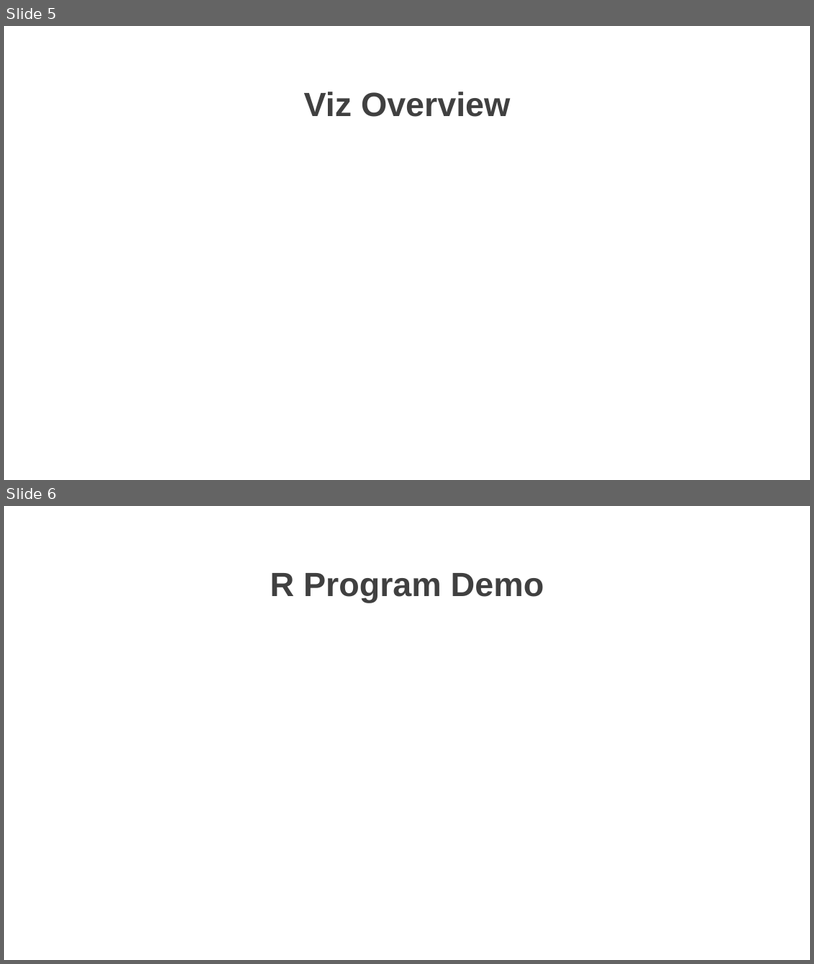
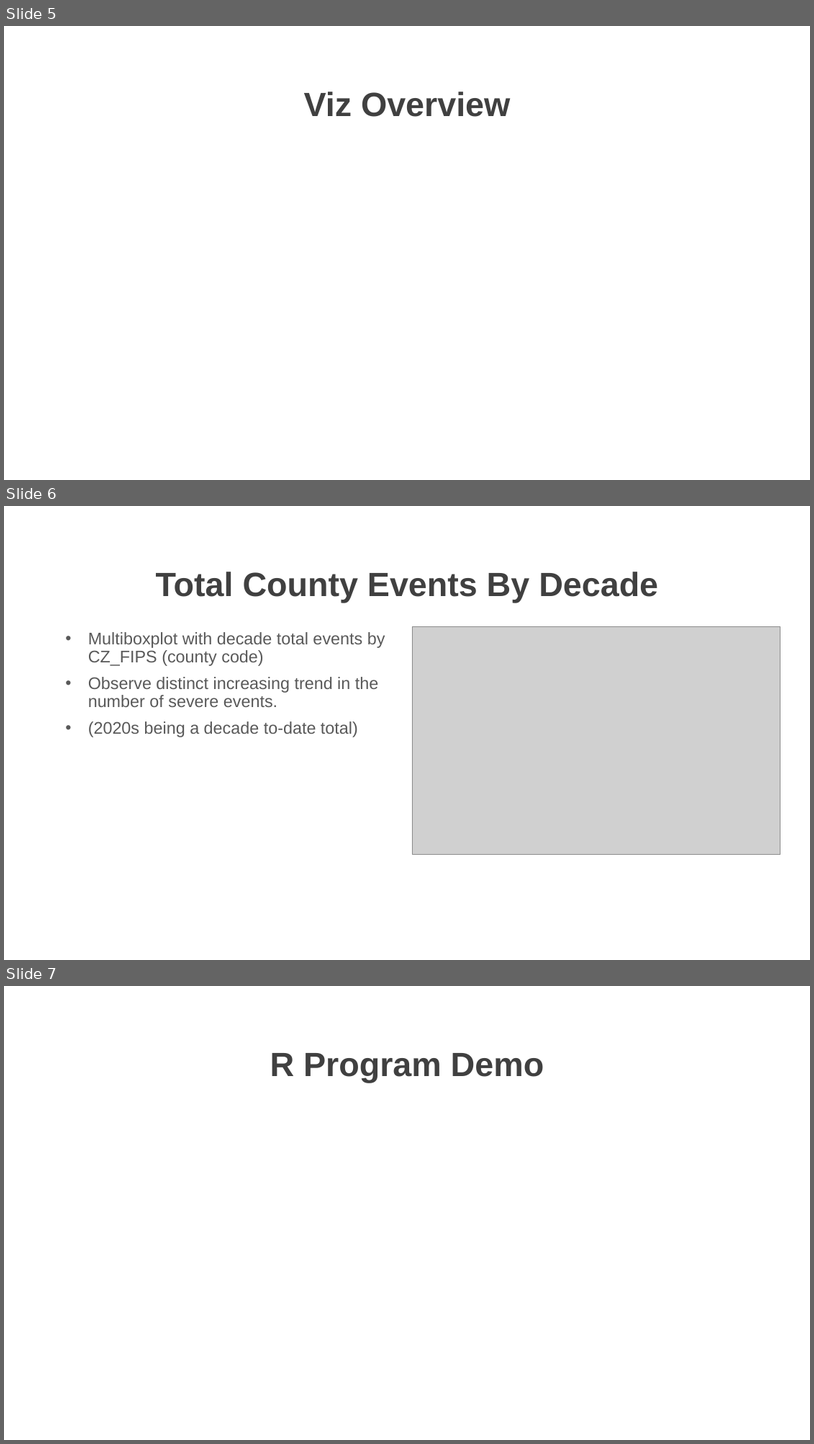
Before and after one commit to r-ballard/6289spatial_final, a slide deck: 6289_final_draft.pptx. Shown one above the other, each under a label of ours: slides 5 and 6 before the commit, slides 5, 6 and 7 after it. The pictures are 814x964 and 814x1444 pixels, drawn with LibreOffice and Linux fonts; fonts in the diff are those of the drawing; grey boxes stand for pictures; background and template pictures are left out. Boxes give left, top, right and bottom in pixels: in the first picture for what was removed or moved away, otherwise in the second. Text is boxed around its words. In the diff, an @@ line names an element or a change of style, - is before the commit and + after.

Commit message:
Add pivots and multibox, pp content

```diff
--- a/6289_final_draft.pptx
+++ b/6289_final_draft.pptx
@@ slide 6 added at (4, 506, 810, 960), background picture (left out) @@
@@ title added at (156, 572, 658, 602), 40 pt, text #404040, bold @@
+Total County Events By Decade
@@ text added at (88, 632, 386, 737), 20 pt, text #595959 @@
+• Multiboxplot with decade total events by CZ_FIPS (county code)
+• Observe distinct increasing trend in the number of severe events.
+• (2020s being a decade to-date total)
@@ picture added at (412, 627, 781, 854) @@
@@ what was slide 6 is now slide 7 @@
```
Also in this commit, not shown: 1 other file.
